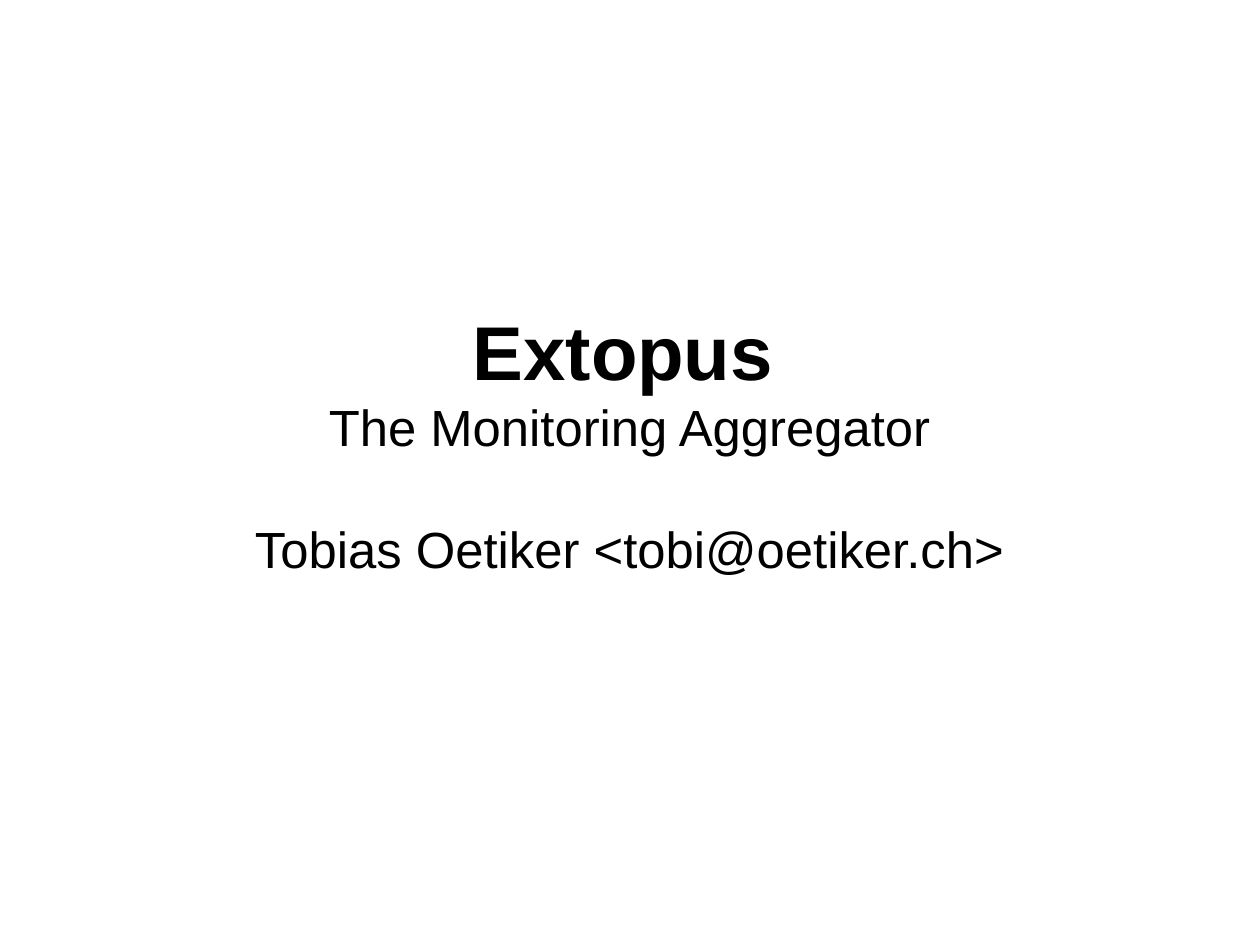
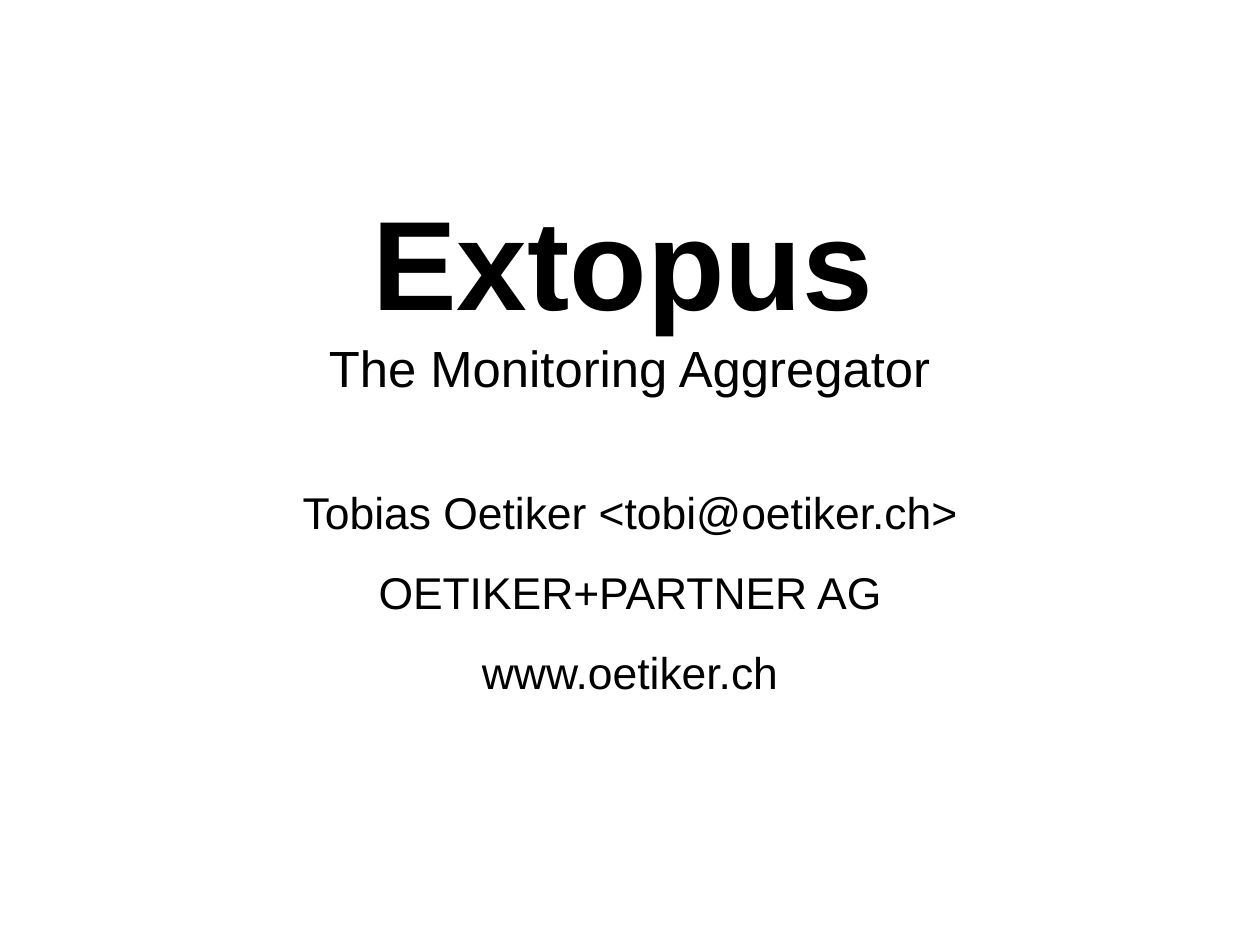
Before and after one commit to oetiker/extopus, a slide deck: slide 1 of PR/extopus-netnod-2011-10.odp. Drawn at 1260x945 pixels with LibreOffice and Linux fonts; fonts in the diff are those of the drawing. Boxes give left, top, right and bottom in pixels: in the first picture for what was removed or moved away, otherwise in the second. Text is boxed around its words. In the diff, an @@ line names an element or a change of style, - is before the commit and + after.

```diff
--- a/PR/extopus-netnod-2011-10.odp
+++ b/PR/extopus-netnod-2011-10.odp
@@ subtitle at (x1=303, y1=222, x2=957, y2=535): size 48 to 80 pt in "Extopus"; size 32 to 28 pt in "Tobias Oetiker <tobi@oetiker.ch>"; line spacing 1 to 1.5 @@
@@ subtitle at (x1=379, y1=578, x2=881, y2=690): paragraphs added @@
+OETIKER+PARTNER AG
+www.oetiker.ch
```
Also in this commit, not shown: 5 other slides changed.
